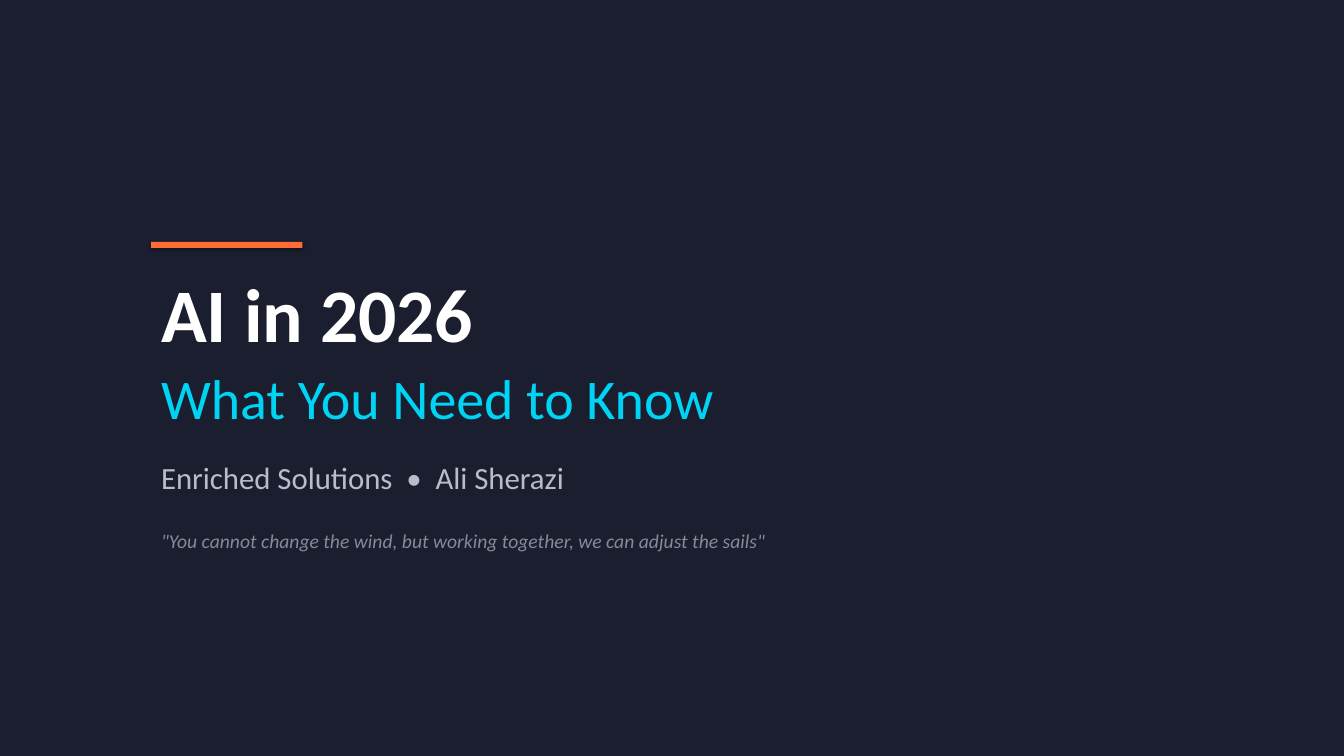
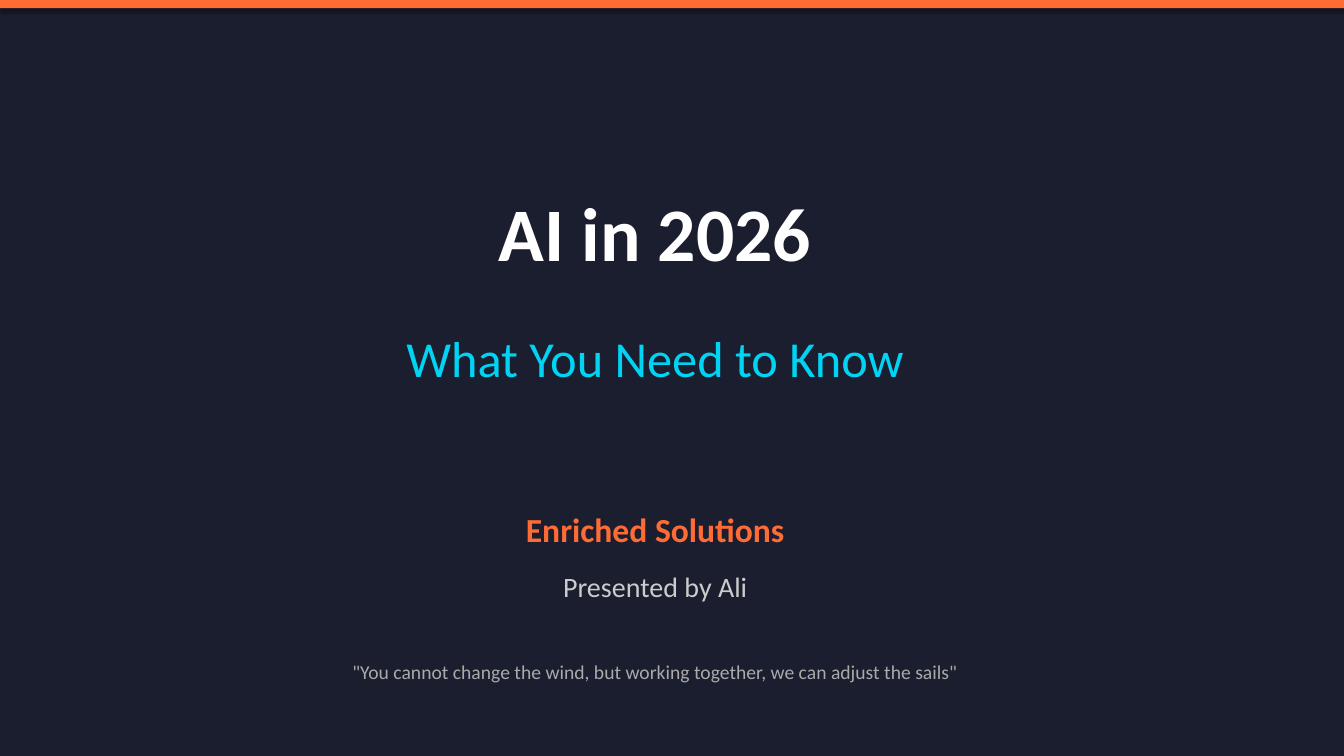
Before and after one commit to ark-medicea/ai-talks-furquan, a slide deck: slide 1 of slides/talk-1-ai-overview.pptx. Drawn at 1344x756 pixels with LibreOffice and Linux fonts; fonts in the diff are those of the drawing. Boxes give left, top, right and bottom in pixels: in the first picture for what was removed or moved away, otherwise in the second. Text is boxed around its words. In the diff, an @@ line names an element or a change of style, - is before the commit and + after.

```diff
--- a/slides/talk-1-ai-overview.pptx
+++ b/slides/talk-1-ai-overview.pptx
@@ rectangle: place and size @@
-rectangle at [151,242,302,248]
+rectangle at [0,0,1344,8]
@@ text "AI in 2026": place and size @@
-text "AI in 2026" at [161,289,713,420]
+text "AI in 2026" at [499,208,811,262]
@@ text "AI in 2026" at [499,208,811,262]: alignment left to centre; line spacing 1 to 64.8pt; more space between paragraphs @@
@@ text added at [406,342,903,378], 36 pt, text #00D4F5 @@
+What You Need to Know
@@ text at [161,380,713,420]: paragraph removed @@
-What You Need to Know
@@ text at [526,518,784,543]: text changed; size 22 to 24 pt; text colour #BBBBCC to #FF6B35; bold on @@
-Enriched Solutions • Ali Sherazi
+Enriched Solutions
@@ text added at [563,577,747,602], 20 pt, text #CCCCCC @@
+Presented by Ali
@@ text ""You cannot change the wind, ...": place and size @@
-text ""You cannot change the wind, ..." at [161,534,765,551]
+text ""You cannot change the wind, ..." at [352,665,957,683]
@@ text ""You cannot change the wind, ..." at [352,665,957,683]: text colour #888899 to #AAAAAA, italic off; alignment left to centre; line spacing 1 to 16.8pt; more space between paragraphs @@
```
Also in this commit, not shown: 5 other slides changed, 4 slides added, 6 slides removed, 1 other file.
